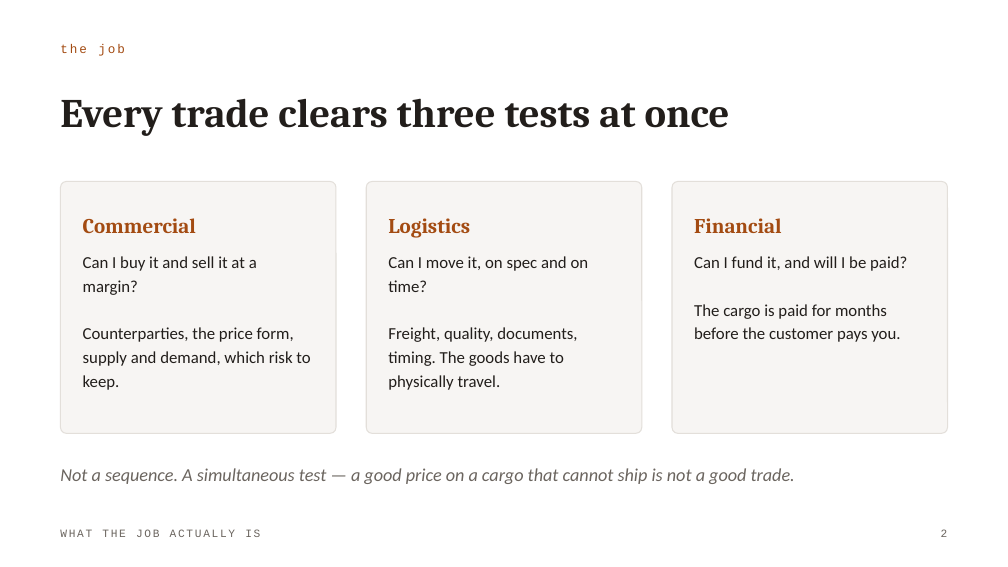
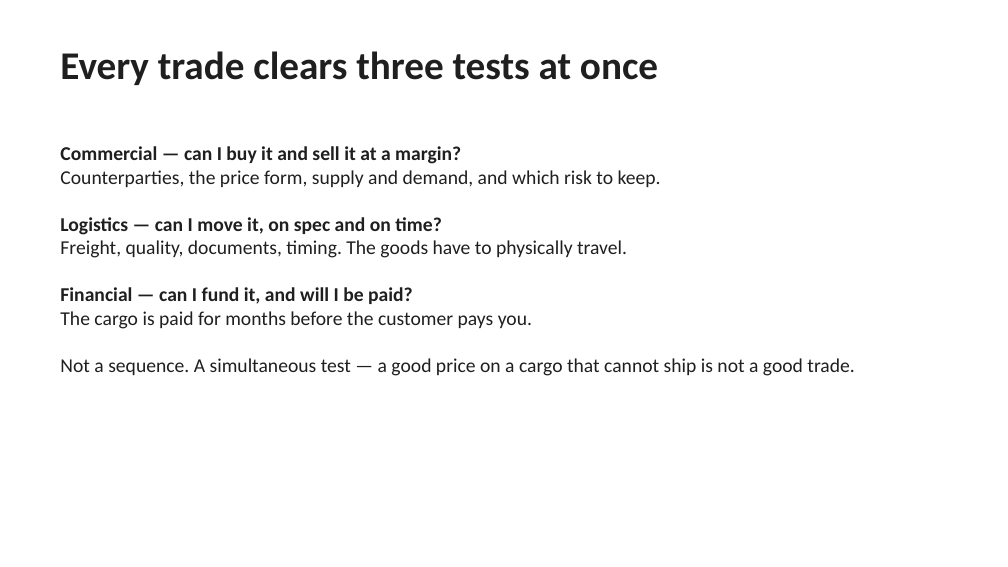
Before and after one commit to loic619/Commodity-trading-lecture, a slide deck: slide 3 of decks/Commodity-Trading-Module-1.pptx. Drawn at 1008x567 pixels with LibreOffice and Linux fonts; fonts in the diff are those of the drawing. Boxes give left, top, right and bottom in pixels: in the first picture for what was removed or moved away, otherwise in the second. Text is boxed around its words. In the diff, an @@ line names an element or a change of style, - is before the commit and + after.

```diff
--- a/decks/Commodity-Trading-Module-1.pptx
+++ b/decks/Commodity-Trading-Module-1.pptx
@@ text "Every trade clears three tests ...": place and size @@
-text "Every trade clears three tests ..." at (60, 98, 730, 136)
+text "Every trade clears three tests ..." at (60, 51, 658, 85)
@@ text "Every trade clears three tests ..." at (60, 51, 658, 85): size 29 to 28 pt, font Cambria to Calibri, text colour #221E1B to #1F1F1F; line spacing 32pt to 1; vertical alignment middle to top @@
@@ text removed at (60, 44, 125, 56) @@
-the job
@@ text added at (60, 146, 854, 376), 14 pt, text #1F1F1F @@
+Commercial — can I buy it and sell it at a margin?
+Counterparties, the price form, supply and demand, and which risk to keep.
+Logistics — can I move it, on spec and on time?
+Freight, quality, documents, timing. The goods have to physically travel.
+Financial — can I fund it, and will I be paid?
+The cargo is paid for months before the customer pays you.
+Not a sequence. A simultaneous test — a good price on a cargo that cannot ship is not a good trade.
@@ rounded rectangle removed at (60, 181, 336, 433) @@
@@ rounded rectangle removed at (366, 181, 641, 433) @@
@@ rounded rectangle removed at (672, 181, 948, 433) @@
@@ text removed at (83, 218, 196, 233) @@
-Commercial
@@ text removed at (388, 218, 470, 238) @@
-Logistics
@@ text removed at (694, 218, 781, 233) @@
-Financial
@@ text removed at (83, 256, 310, 390) @@
-Can I buy it and sell it at a margin?
-Counterparties, the price form, supply and demand, which risk to keep.
@@ text removed at (388, 256, 589, 390) @@
-Can I move it, on spec and on time?
-Freight, quality, documents, timing. The goods have to physically travel.
@@ text removed at (694, 256, 907, 342) @@
-Can I fund it, and will I be paid?
-The cargo is paid for months before the customer pays you.
@@ text removed at (60, 468, 795, 484) @@
-Not a sequence. A simultaneous test — a good price on a cargo that cannot ship is not a good trade.
@@ text removed at (60, 529, 260, 537) @@
-WHAT THE JOB ACTUALLY IS
@@ text removed at (941, 529, 948, 537) @@
-2
```
Also in this commit, not shown: 46 other slides changed, 6 other files.
